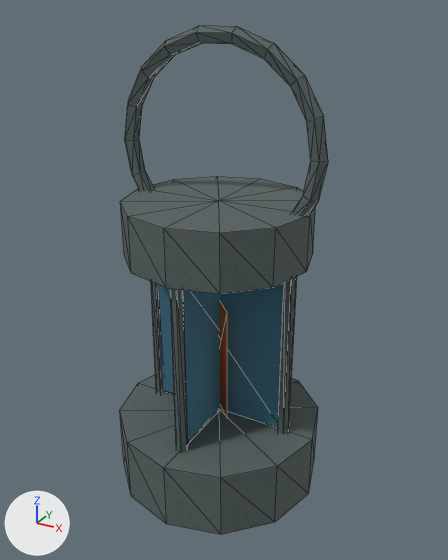
One commit to the OBJ model Assets/ProjectOEN/ProductionArt/Meshes/props_tools/pr-008_oil_lantern__lit.obj: the scene before it, then after it.
One viewpoint serves both versions: a 50 mm camera at (0.512, -0.911, 0.907) aimed at (0.01, 0.002, 0.451). The axes (+X, +Y, +Z) are drawn at lower left. The lights are the same throughout. The picture after the commit comes second. Mesh edges are drawn as thin lines. Where no turn or scale is listed for an object, it has been applied to the vertices. Vertices at exactly the same position are counted once.

In view in the first picture: 'pr-008_oil_lantern__lit'.
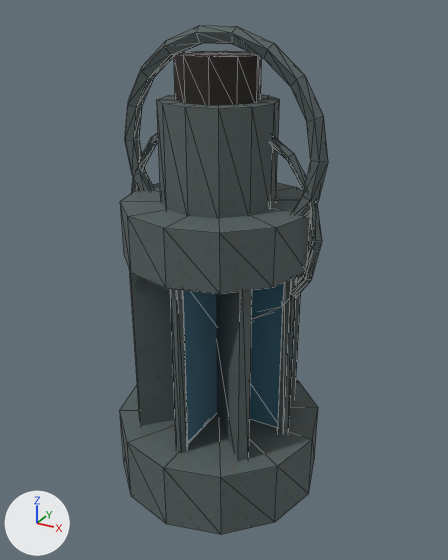
What differs and where, as boxes (x1, y1, x2, y2) in the pictures (448 x 560 px):
part 1 of me_pr_008_oil_lantern__lit, added: after (157, 95, 279, 218)
part 2 of me_pr_008_oil_lantern__lit, added: after (174, 51, 261, 106)
part 3 of me_pr_008_oil_lantern__lit, added (mostly hidden): after (131, 133, 322, 320)
part 4 of me_pr_008_oil_lantern__lit, added: after (130, 271, 302, 461)

Edits to the bpy script that builds the scene:
```text
Add img_char_albedo_png:
    img_char_albedo_png = load_image('char_albedo.png', '../../Materials/Textures/char_albedo.png', 1024, 1024, 'sRGB')
Add mat_char:
    mat_char = principled_material('Char')
    mat_char.texture = img_char_albedo_png
    mat_char.roughness = 0.89
Change me_pr_008_oil_lantern__lit:
    used by ob_pr_008_oil_lantern__lit; location = (0.0, 0.0, 0.0)
    remove me_pr_008_oil_lantern__lit.from_pydata(...)  # 230 vertices, 404 faces; spans x -0.2..0.2, y -0.2..0.2, z 0.035..0.881
    add me_pr_008_oil_lantern__lit.from_pydata(...)  # 366 vertices, 656 faces; spans x -0.2..0.2, y -0.2..0.2, z 0.035..0.881
    me_pr_008_oil_lantern__lit part 1: a new loose piece, a 12-sided cylinder along z spanning x -0.1..0.1, y -0.1..0.1, z 0.59..0.77, in mat_metal (picture img_metal_albedo_png)
    me_pr_008_oil_lantern__lit part 2: a new loose piece, a 10-sided cylinder along z spanning x -0.07..0.07, y -0.067..0.067, z 0.76..0.84, in mat_char (picture img_char_albedo_png)
    me_pr_008_oil_lantern__lit part 3: a new loose piece of 64 vertices spanning x -0.193..0.193, y -0.008..0.008, z 0.367..0.753, in mat_metal (picture img_metal_albedo_png)
    me_pr_008_oil_lantern__lit part 4
    16 vertices are added at x -0.12..0.12, y -0.12..0.12, z 0.128..0.332
    8 new vertices lie (0.0, 0.0, 0.46) away from vertices in x -0.12..0.12, y -0.12..0.12, z 0.13
    24 new faces join them, mat_metal (picture img_metal_albedo_png)
    12 new faces join them, mat_fire (picture img_fire_albedo_png)
    add me_pr_008_oil_lantern__lit.materials.append(mat_char)  # picture img_char_albedo_png
```
